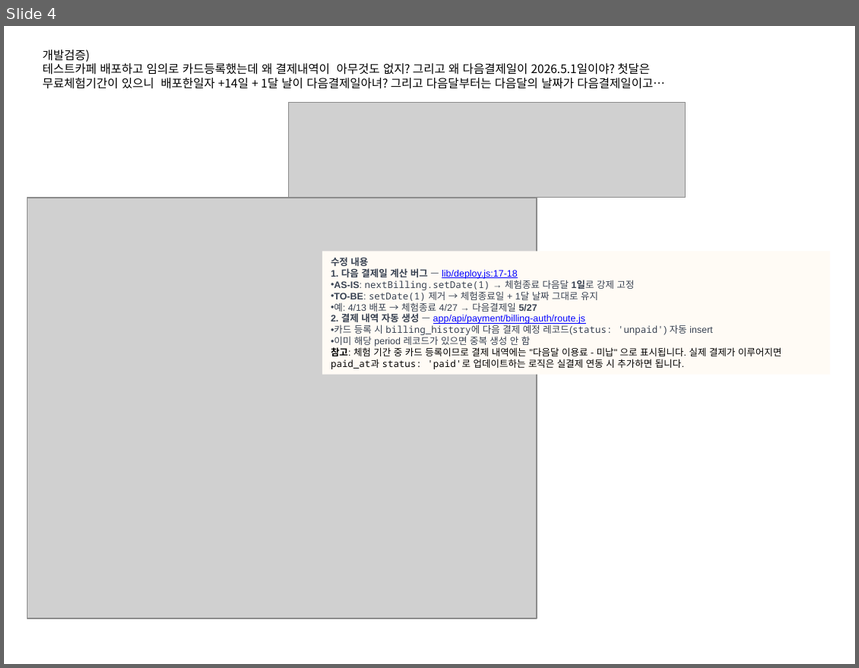
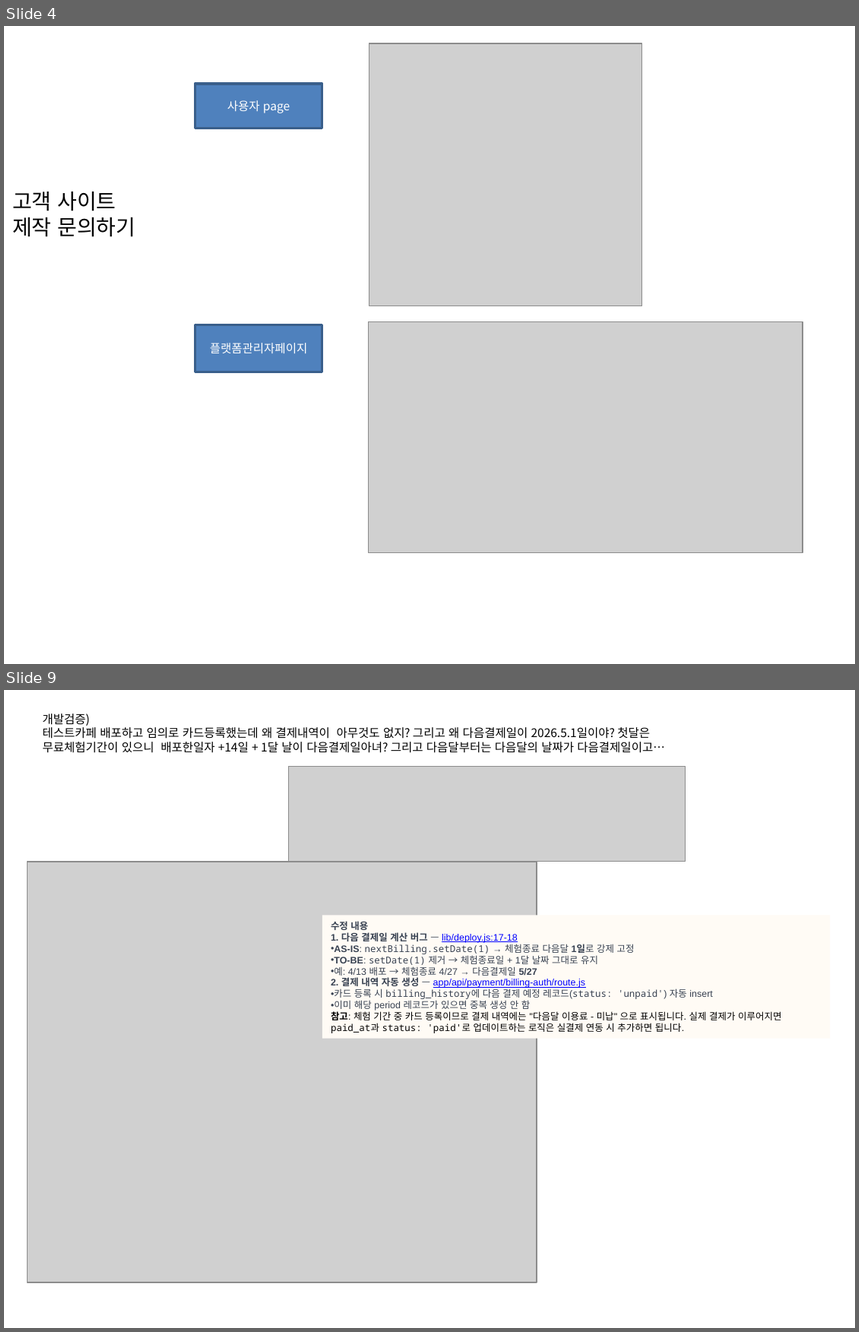
Before and after one commit to oksusoo1/homepageDev, a slide deck: My-plaform.pptx. Shown one above the other, each under a label of ours: slide 4 before the commit, slides 4 and 9 after it; the slides between them are not shown. The pictures are 859x668 and 859x1332 pixels, drawn with LibreOffice and Linux fonts; fonts in the diff are those of the drawing; grey boxes stand for pictures. Boxes give left, top, right and bottom in pixels: in the first picture for what was removed or moved away, otherwise in the second. Text is boxed around its words. In the diff, an @@ line names an element or a change of style, - is before the commit and + after.

```diff
--- a/My-plaform.pptx
+++ b/My-plaform.pptx
@@ slide 4 added at box(4, 26, 855, 664), background #FFFFFF @@
@@ picture added at box(369, 44, 642, 306) @@
@@ rectangle added at box(195, 84, 322, 128), fill #4F81BD, outline #3A5F8C 2 pt, 10 pt, text #FFFFFF @@
+사용자 page
@@ text added at box(12, 192, 135, 237), 18 pt, text #000000 @@
+고객 사이트 제작 문의하기
@@ rectangle added at box(195, 325, 322, 372), fill #4F81BD, outline #3A5F8C 2 pt, 10 pt, text #FFFFFF @@
+플랫폼관리자페이지
@@ picture added at box(368, 322, 803, 553) @@
@@ what was slide 4 is now slide 9 @@
```
Also in this commit, not shown: 1 slide changed, 4 other slides added, 7 other files.
